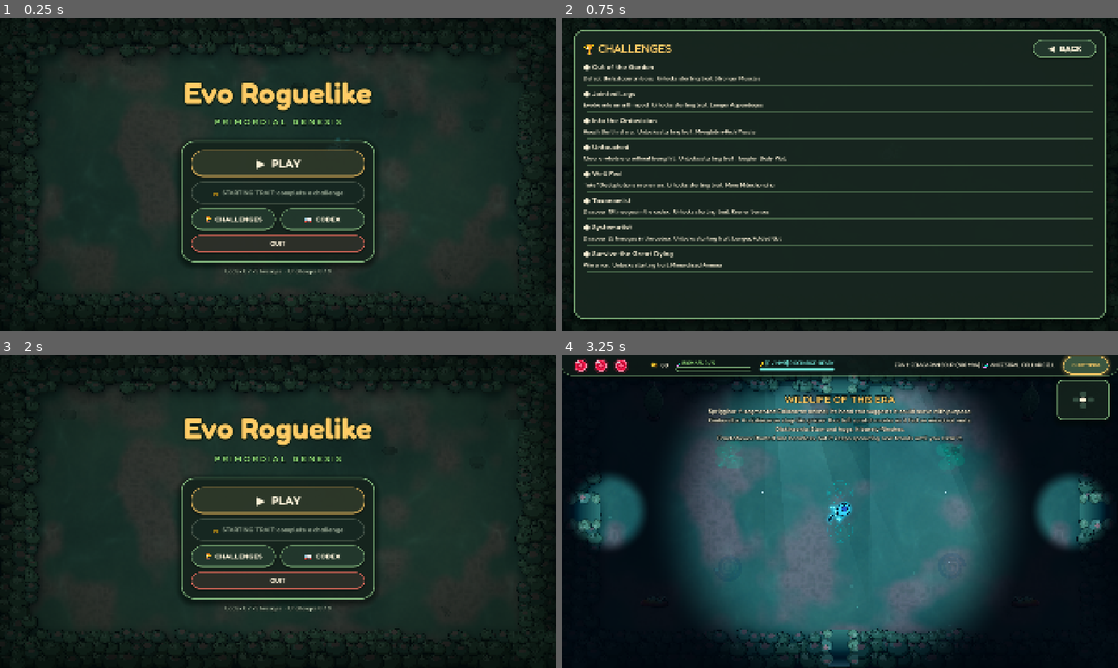
Above: before the commit, frames 1-4 (two rows, left to right).
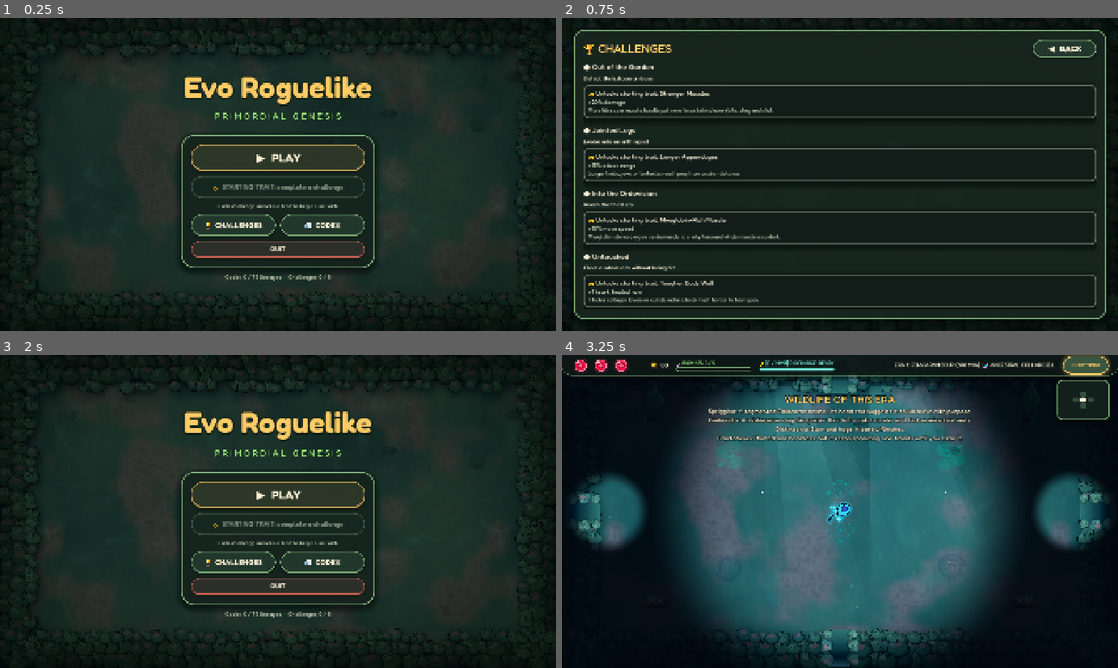
Above: after the commit, the same moments.

Repository: kurosatto/Game
Game: Godot game, scene res://MainMenu.tscn
The game is run twice, just before and just after one commit, with the same random seed, the same clock (stepped at 60 frames per second) and the same inputs.
Inputs:
- Up to frame 1 (0.25 s): no input
- Up to frame 2 (0.75 s): click "🏆 CHALLENGES" at 0.5 s
- Up to frame 3 (2 s): click "◀ BACK" at 1.25 s
- Up to frame 4 (3.25 s): click "▶ PLAY" at 2 s; click "⚙ SETTINGS" at 2.75 s

The runs differ from the first frame. In frame 1, 7.8% of the frame differs, in the area x 32-68%, y 18-84%; in frame 2, 12%, in the area x 3-97%, y 18-93%; in frame 3, 7.9%; in frame 4, nothing differs.

Commit message:
Describe starting traits on the challenges screen and main menu
Each challenge now shows its trait's name, effect and biology fact,
locked or not, and marks the chosen one. The main menu shows what the
selected starting trait does under its button.

Co-Authored-By: Claude Opus 5.5 <noreply@anthropic.com>
Claude-Session: https://claude.ai/code/session_012BtFYzpC5c59wi2ckF9h4U

Diff:
--- a/MainMenu.gd
+++ b/MainMenu.gd
@@ -16,6 +16,7 @@
 
 var menu_box: VBoxContainer
 var trait_btn: Button
+var trait_info: Label
 var overlay: Control = null
 var drifters: Array = []
 
@@ -156,8 +157,11 @@
 	col.add_child(play)
 	trait_btn = button("", cycle_trait)
 	trait_btn.add_theme_font_size_override("font_size", 24)
+	col.add_child(trait_btn)
+	trait_info = label("", 19, UI.MUTED)
+	trait_info.custom_minimum_size = Vector2(600, 0)
+	col.add_child(trait_info)
 	update_trait_text()
-	col.add_child(trait_btn)
 	var pair = HBoxContainer.new()
 	pair.add_theme_constant_override("separation", 16)
 	col.add_child(pair)
@@ -192,10 +196,14 @@
 	if unlocked.is_empty():
 		trait_btn.text = "🔒  STARTING TRAIT: complete a challenge"
 		trait_btn.disabled = true
+		trait_info.text = "Each challenge unlocks a trait to begin runs with."
 	elif current == "":
 		trait_btn.text = "🧬  STARTING TRAIT: none (tap to choose)"
+		trait_info.text = "%d unlocked. Tap to cycle; see CHALLENGES for what each does." % unlocked.size()
 	else:
-		trait_btn.text = "🧬  STARTING TRAIT: " + adaptations.get_adaptation(current).name
+		var a = adaptations.get_adaptation(current)
+		trait_btn.text = "🧬  STARTING TRAIT: " + a.name
+		trait_info.text = a.effect + ".  " + a.fact
 
 func cycle_trait():
 	var options: Array = [""] + progress.unlocked_traits()
@@ -259,11 +267,35 @@
 func show_challenges():
 	var list = open_overlay("🏆 CHALLENGES")
 	for c in progress.CHALLENGES:
-		var a = adaptations.get_adaptation(c.unlock)
-		if progress.is_complete(c.id):
-			row(list, "✓ " + c.name, "%s.  Unlocked starting trait: %s (%s)" % [c.goal, a.name, a.effect], UI.LEAF)
-		else:
-			row(list, "○ " + c.name, "%s.  Unlocks starting trait: %s" % [c.goal, a.name], UI.CREAM)
+		var done = progress.is_complete(c.id)
+		var t = label(("✓ " if done else "○ ") + c.name, 26, UI.LEAF if done else UI.CREAM)
+		t.horizontal_alignment = HORIZONTAL_ALIGNMENT_LEFT
+		list.add_child(t)
+		var g = label(c.goal, 20, SOFT)
+		g.horizontal_alignment = HORIZONTAL_ALIGNMENT_LEFT
+		list.add_child(g)
+		list.add_child(trait_card(adaptations.get_adaptation(c.unlock), done, progress.start_trait() == c.unlock))
+		list.add_child(HSeparator.new())
+
+# What a challenge's starting trait does: name, effect and the real biology
+func trait_card(a: Dictionary, unlocked: bool, chosen: bool) -> Control:
+	var card = PanelContainer.new()
+	var tint = UI.LEAF if unlocked else LOCKED
+	card.add_theme_stylebox_override("panel", UI.panel(tint, 18, 0.7, 16.0))
+	var col = VBoxContainer.new()
+	col.add_theme_constant_override("separation", 4)
+	card.add_child(col)
+	var head = "🧬 Starting trait: " if unlocked else "🔒 Unlocks starting trait: "
+	var n = label(head + a.name + ("  (chosen)" if chosen else ""), 22, UI.SUN if unlocked else UI.CREAM)
+	n.horizontal_alignment = HORIZONTAL_ALIGNMENT_LEFT
+	col.add_child(n)
+	var e = label(a.effect, 20, UI.LEAF if unlocked else UI.MUTED)
+	e.horizontal_alignment = HORIZONTAL_ALIGNMENT_LEFT
+	col.add_child(e)
+	var f = label(a.fact, 18, UI.MUTED)
+	f.horizontal_alignment = HORIZONTAL_ALIGNMENT_LEFT
+	col.add_child(f)
+	return card
 
 # The codex opens on the evolution tree (CodexTree.gd); LIST shows the
 # same forms as plain text rows.
